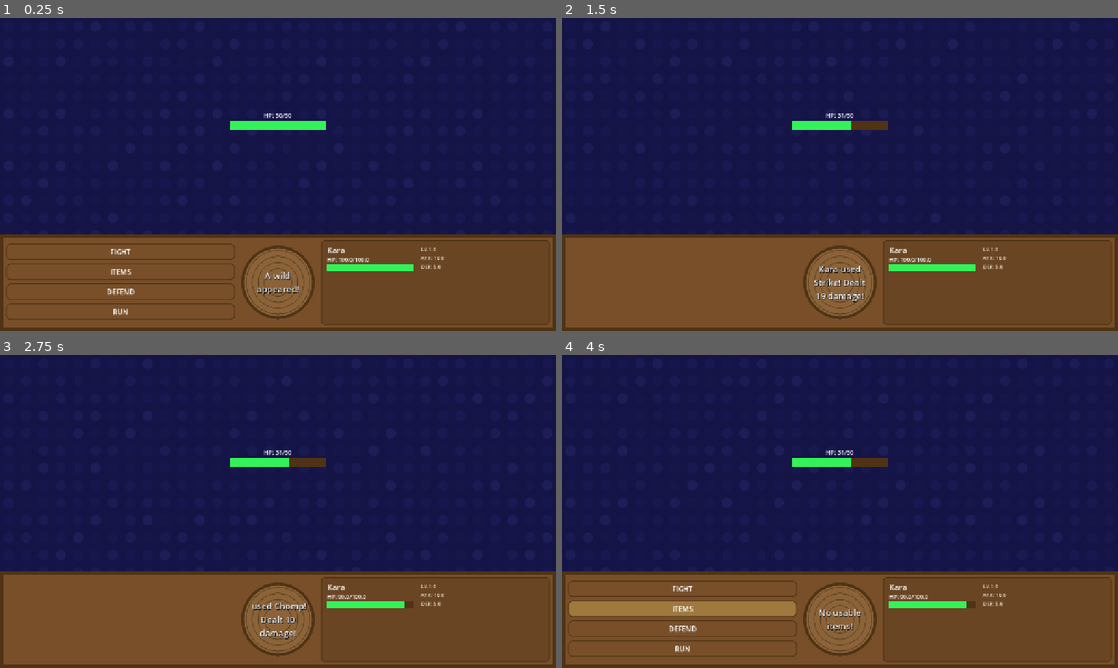
Above: before the commit, frames 1-4 (two rows, left to right).
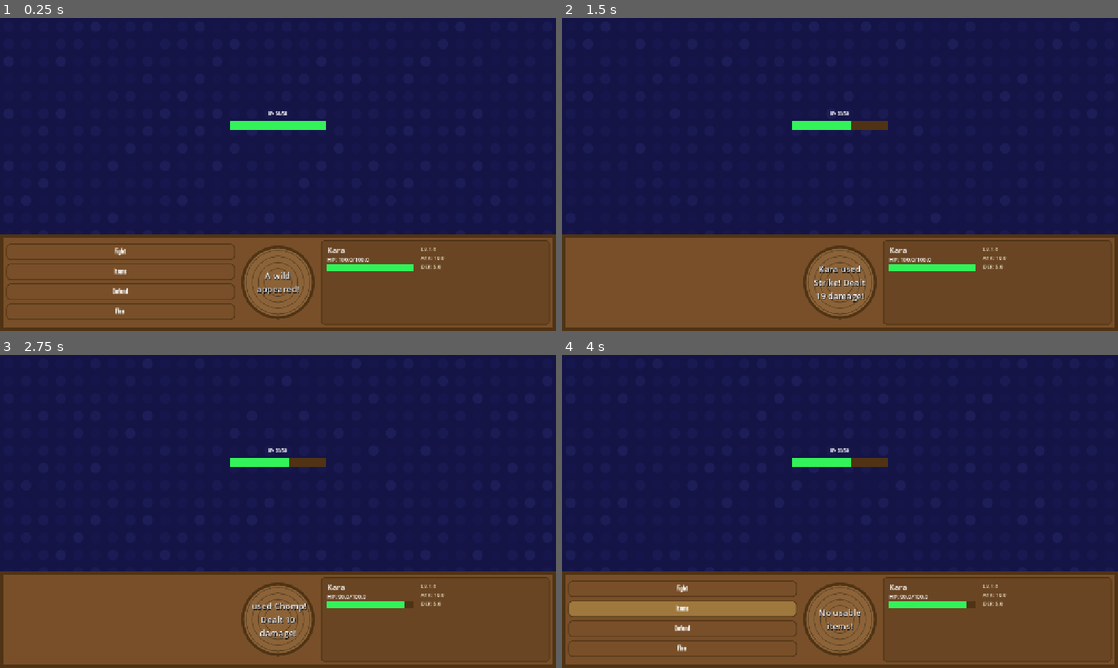
Above: after the commit, the same moments.

Repository: ki-krpto/Wood-Hollow-Academy
Game: Godot game, scene res://battle/battle.tscn
Two runs of this game, one before a commit and one after it. Both use one fixed random seed, a clock stepped at 60 frames per second and the inputs below. This scene is started directly instead of the project's main scene.
Inputs:
- Up to frame 1 (0.25 s): no input
- Up to frame 2 (1.5 s): click "FIGHT" (after the commit: "Fight") at 0.5 s; click "Strike" at 1.25 s
- Up to frame 3 (2.75 s): tap Enter at 2 s; hold D (right) from 2.03 s (still down); tap E (interact) at 2.1 s
- Up to frame 4 (4 s): tap Space at 2.75 s; release D (right) at 2.78 s; hold S (down) 2.78-3.5 s; tap E (interact) at 2.85 s; click "ITEMS" (after the commit: "Items") at 3.5 s

The runs differ from the first frame. In frame 1, 0.3% of the frame differs, in the area x 19-53%, y 29-96%; in frame 2, less than 0.1%; in frame 3, less than 0.1%; in frame 4, 0.3%.

Commit message:
add custom fonts

Diff:
--- a/battle/battle.tscn
+++ b/battle/battle.tscn
@@ -1,6 +1,7 @@
 [gd_scene format=3 uid="uid://ct21u2nqq08m0"]
 
 [ext_resource type="Script" uid="uid://cuks8yr7ncf5v" path="res://battle/battle.gd" id="1"]
+[ext_resource type="FontFile" uid="uid://cndg24hn8d687" path="res://assets/fonts/Rockboxcond12.ttf" id="2_tiqy5"]
 
 [node name="Battle" type="Control" unique_id=508460754]
 layout_mode = 3
@@ -39,6 +40,7 @@
 theme_override_colors/font_shadow_color = Color(0, 0, 0, 1)
 theme_override_constants/shadow_offset_x = 2
 theme_override_constants/shadow_offset_y = 2
+theme_override_fonts/font = ExtResource("2_tiqy5")
 theme_override_font_sizes/font_size = 26
 text = "Enemy"
 horizontal_alignment = 1
@@ -50,6 +52,7 @@
 offset_right = 770.0
 offset_bottom = 233.0
 theme_override_colors/font_color = Color(1, 1, 1, 1)
+theme_override_fonts/font = ExtResource("2_tiqy5")
 theme_override_font_sizes/font_size = 14
 text = "HP: 50/50"
 horizontal_alignment = 1
@@ -186,7 +189,8 @@
 offset_right = 541.0
 offset_bottom = 556.0
 focus_mode = 0
-text = "FIGHT"
+theme_override_fonts/font = ExtResource("2_tiqy5")
+text = "Fight"
 
 [node name="BtnItems" type="Button" parent="." unique_id=1021495436]
 layout_mode = 0
@@ -195,7 +199,9 @@
 offset_right = 541.0
 offset_bottom = 602.0
 focus_mode = 0
-text = "ITEMS"
+theme_override_fonts/font = ExtResource("2_tiqy5")
+text = "Items
+"
 
 [node name="BtnDefend" type="Button" parent="." unique_id=1615908528]
 layout_mode = 0
@@ -204,7 +210,8 @@
 offset_right = 541.0
 offset_bottom = 648.0
 focus_mode = 0
-text = "DEFEND"
+theme_override_fonts/font = ExtResource("2_tiqy5")
+text = "Defend"
 
 [node name="BtnRun" type="Button" parent="." unique_id=1049569495]
 layout_mode = 0
@@ -213,7 +220,8 @@
 offset_right = 541.0
 offset_bottom = 694.0
 focus_mode = 0
-text = "RUN"
+theme_override_fonts/font = ExtResource("2_tiqy5")
+text = "Flee"
 
 [node name="MessageLabel" type="Label" parent="." unique_id=416701095]
 layout_mode = 0
Binary file added: assets/fonts/Rockboxcond12.ttf
Not shown, added: assets/fonts/Rockboxcond12.ttf.import
Binary file added: assets/fonts/TinyPixie2.ttf
Not shown, added: assets/fonts/TinyPixie2.ttf.import
Binary file added: assets/fonts/TinyUnicode.ttf
Not shown, added: assets/fonts/TinyUnicode.ttf.import
